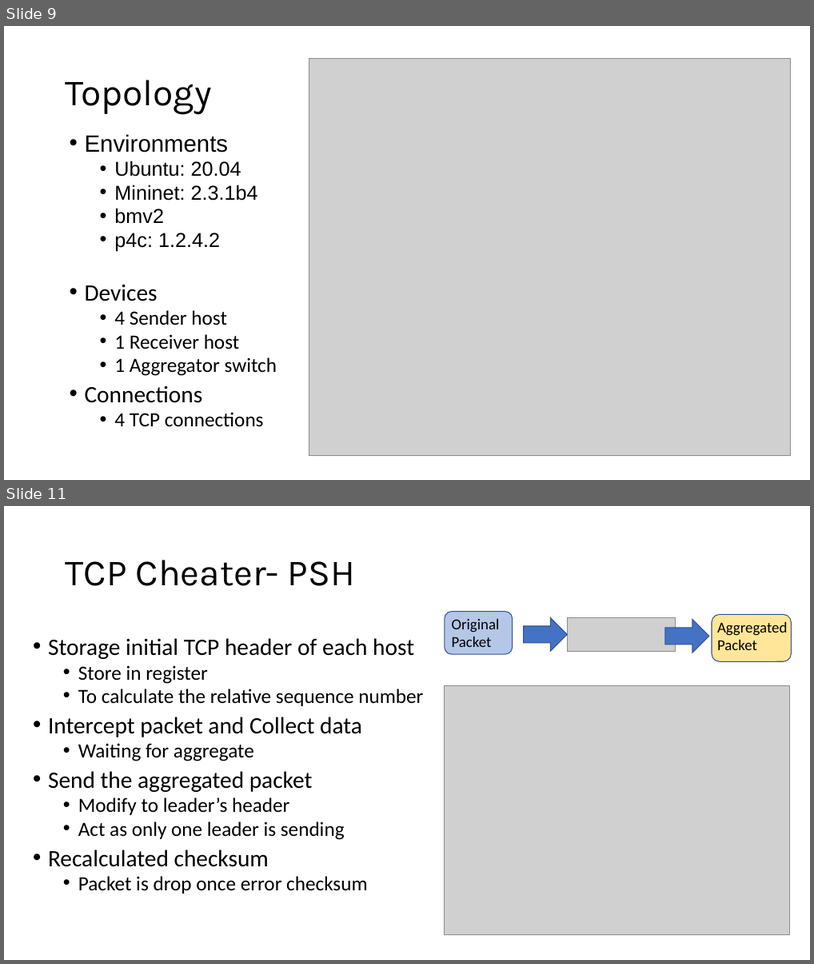
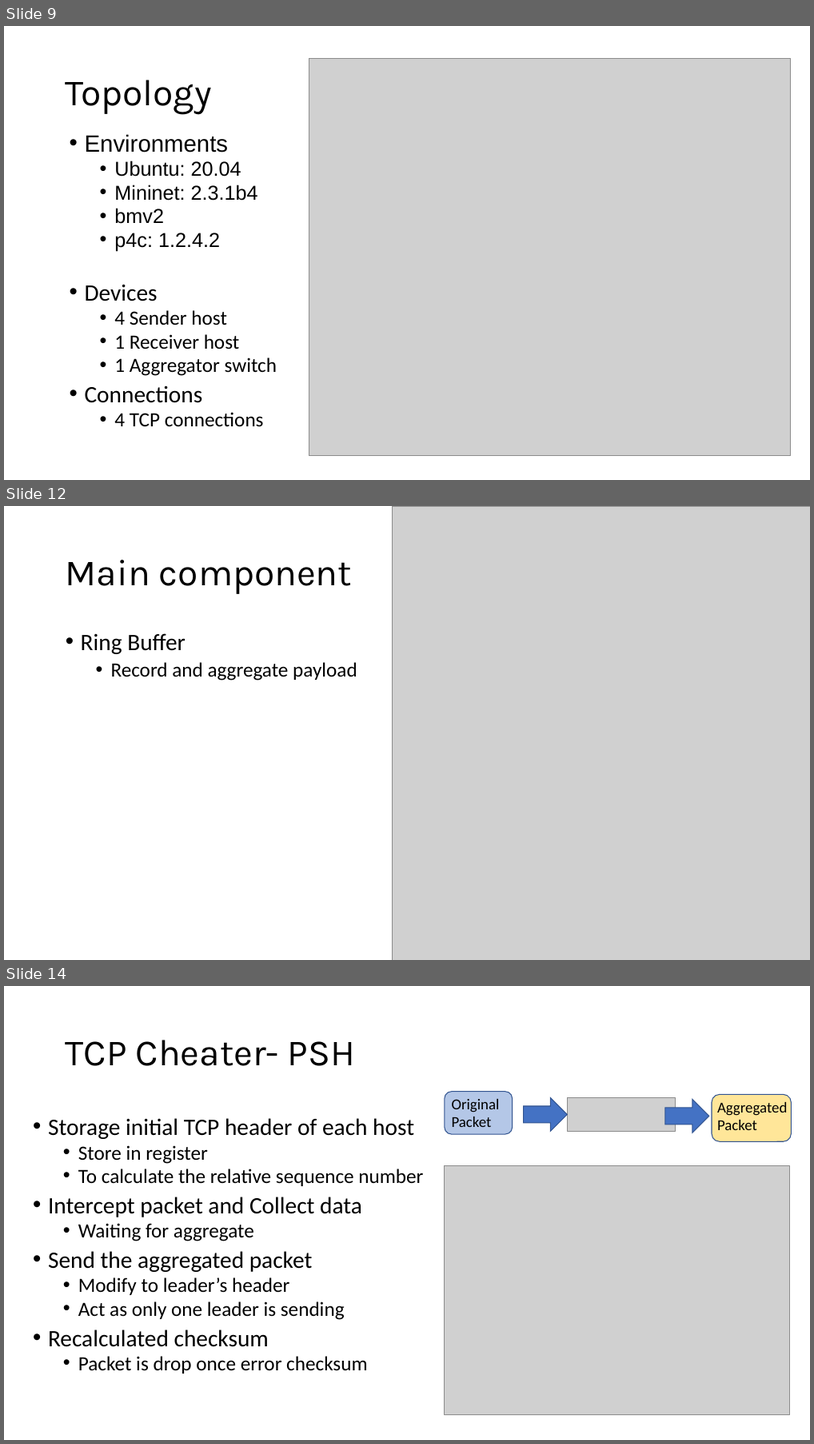
Before and after one commit to LittleD3092/reliable-in-network-aggregation, a slide deck: report.pptx. Shown one above the other, each under a label of ours: slides 9 and 11 before the commit, slides 9, 12 and 14 after it; the slides between them are not shown. The pictures are 814x964 and 814x1444 pixels, drawn with LibreOffice and Linux fonts; fonts in the diff are those of the drawing; grey boxes stand for pictures. Boxes give left, top, right and bottom in pixels: in the first picture for what was removed or moved away, otherwise in the second. Text is boxed around its words. In the diff, an @@ line names an element or a change of style, - is before the commit and + after.

```diff
--- a/report.pptx
+++ b/report.pptx
@@ slide 12 added at box(4, 506, 810, 960), background #FFFFFF @@
@@ picture added at box(392, 506, 810, 960) @@
@@ title added at box(66, 560, 352, 594), 44 pt, text #000000 @@
+Main component
@@ text added at box(81, 633, 358, 680), 24 pt, text #000000 @@
+• Ring Buffer
+  • Record and aggregate payload
@@ what was slide 11 is now slide 14 @@
```
Also in this commit, not shown: 4 slides changed, 5 other slides added, 1 slide removed.
